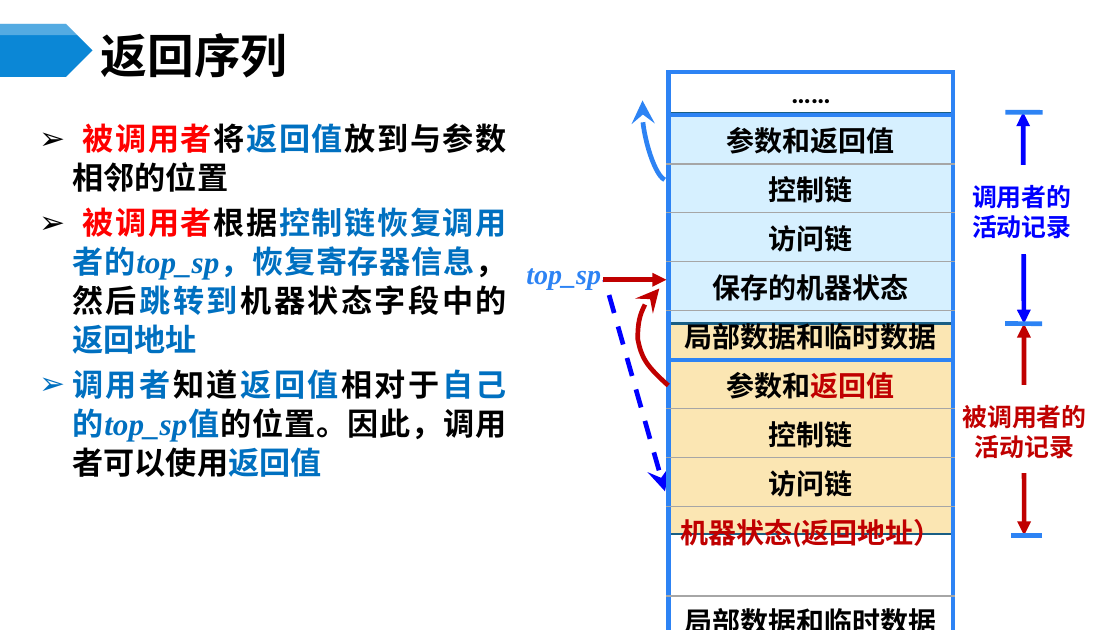
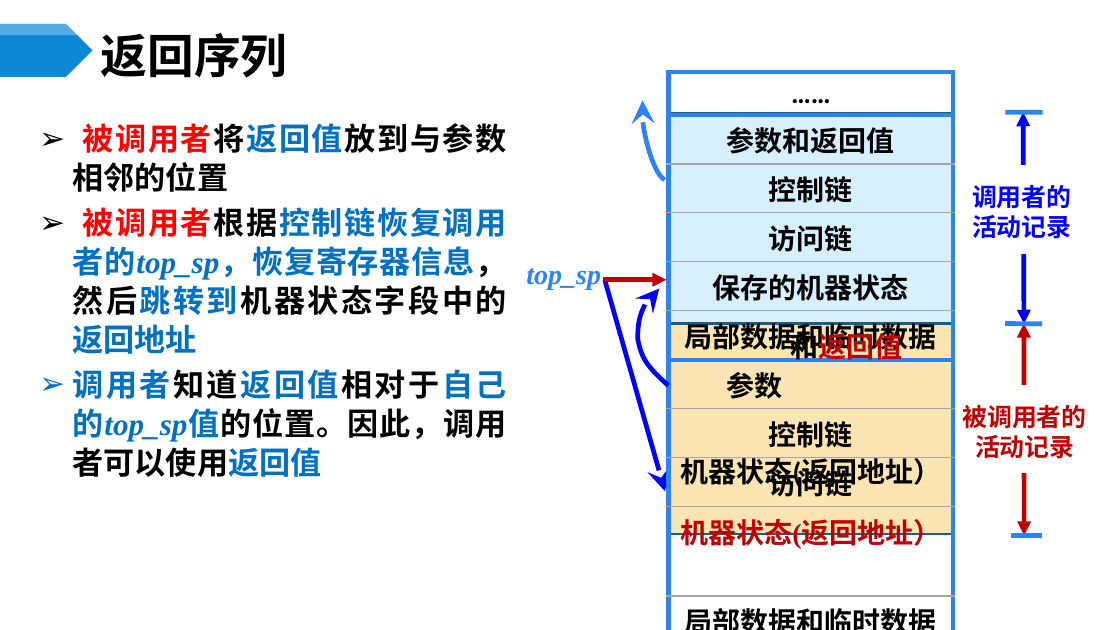
Before and after one commit to ponder-j/HIT-Compilers-Notes, a slide deck: slide 31 of ppts/第7章 运行存储分配.pptx (slide 30 before the commit). Drawn at 1120x630 pixels with LibreOffice and Linux fonts; fonts in the diff are those of the drawing. Boxes give left, top, right and bottom in pixels: in the first picture for what was removed or moved away, otherwise in the second. Text is boxed around its words. In the diff, an @@ line names an element or a change of style, - is before the commit and + after.

```diff
--- a/ppts/第7章 运行存储分配.pptx
+++ b/ppts/第7章 运行存储分配.pptx
@@ table at (669, 73, 953, 577) @@
@@ text colour #000000 to #FBE6B3, text colour #C00000 to #FBE6B3 in "参数和返回值" @@
@@ font Calibri to Times New Roman in "机器状态(返回地址）" @@
@@ arrow (665, 492) - (605, 280): stroke #0000FF 3 pt dashed to #0000FF 3 pt @@
@@ freeform shape at (637, 289, 668, 386): outline #C00000 3 pt to #0000FF 3 pt @@
@@ text added at (790, 329, 902, 365), 18 pt, text #C00000, bold @@
+和返回值
@@ text added at (681, 457, 942, 490), 18 pt, text #000000, bold @@
+机器状态(返回地址）
```
Also in this commit, not shown: 10 other slides changed, 2 slides added, 4 slides removed, 5 other files.
